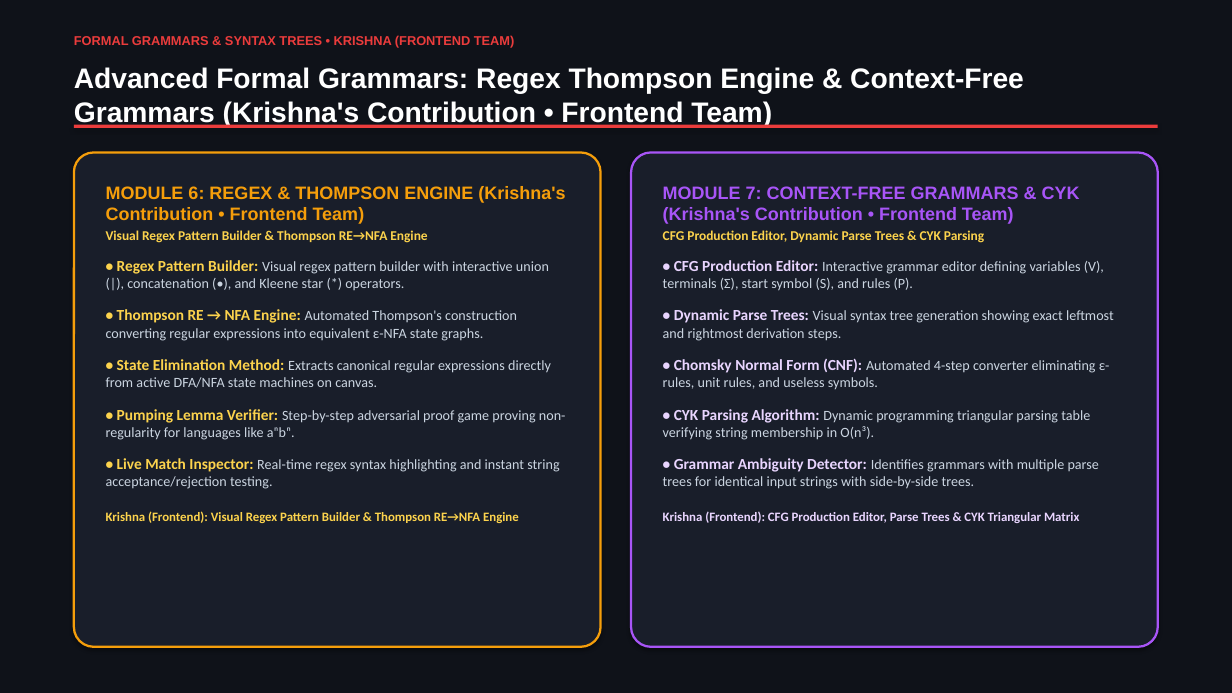
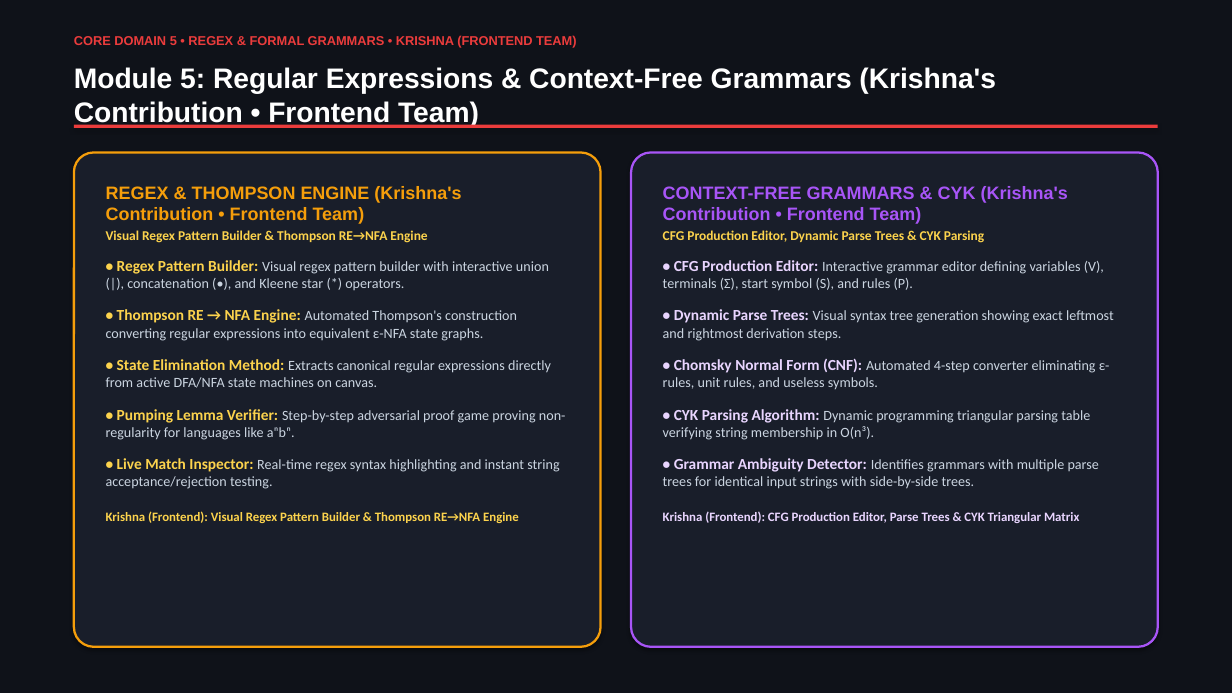
Before and after one commit to akash20065ray-sys/Logic_verse, a slide deck: slide 9 of LogicVerse_Presentation_With_Names.pptx (slide 12 before the commit). Drawn at 1232x693 pixels with LibreOffice and Linux fonts; fonts in the diff are those of the drawing. Boxes give left, top, right and bottom in pixels: in the first picture for what was removed or moved away, otherwise in the second. Text is boxed around its words. In the diff, an @@ line names an element or a change of style, - is before the commit and + after.

Commit message:
Position Regex and CFG as dedicated Module 5 slide for Krishna before Automata and Chatbot

```diff
--- a/LogicVerse_Presentation_With_Names.pptx
+++ b/LogicVerse_Presentation_With_Names.pptx
@@ text at (74,35,577,48): text changed @@
-FORMAL GRAMMARS & SYNTAX TREES • KRISHNA (FRONTEND TEAM)
+CORE DOMAIN 5 • REGEX & FORMAL GRAMMARS • KRISHNA (FRONTEND TEAM)
@@ text at (74,67,996,128): text changed @@
-Advanced Formal Grammars: Regex Thompson Engine & Context-Free Grammars (Krishna's Contribution • Frontend Team)
+Module 5: Regular Expressions & Context-Free Grammars (Krishna's Contribution • Frontend Team)
@@ text in rounded rectangle at (106,186,461,224): text changed @@
-MODULE 6: REGEX & THOMPSON ENGINE (Krishna's Contribution • Frontend Team)
+REGEX & THOMPSON ENGINE (Krishna's Contribution • Frontend Team)
@@ text in rounded rectangle at (663,186,1068,224): text changed @@
-MODULE 7: CONTEXT-FREE GRAMMARS & CYK (Krishna's Contribution • Frontend Team)
+CONTEXT-FREE GRAMMARS & CYK (Krishna's Contribution • Frontend Team)
```
Also in this commit, not shown: 2 other slides changed, 2 other files.
